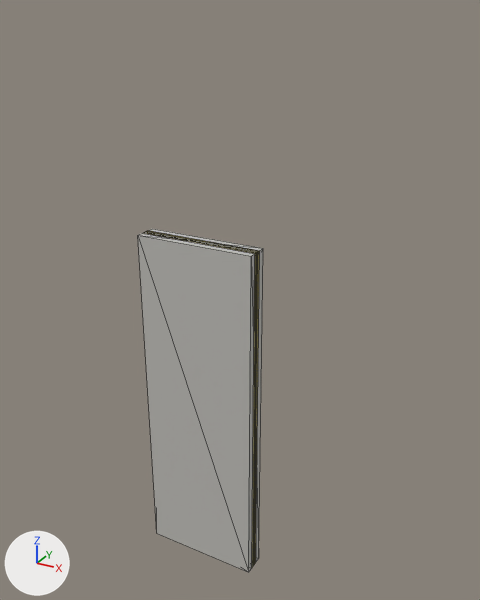
The glTF model public/models/authoring/wall-exterior-cmu-insulated.glb as it was, and as the next commit left it.
Both versions are drawn from a camera (50 mm lens) standing at (2.59, -4.06, 3.12) and looking at (0.28, 0.15, 1.02). The axes (+X, +Y, +Z) are drawn at lower left. The lights are the same throughout. The picture after the commit comes second. Mesh edges are drawn as thin lines. Where no turn or scale is listed for an object, it has been applied to the vertices. Vertices at exactly the same position are counted once.

The first picture shows 'Finish1_Stucco', 'Structure_CMU.001', 'Thermal_Insul.001'.
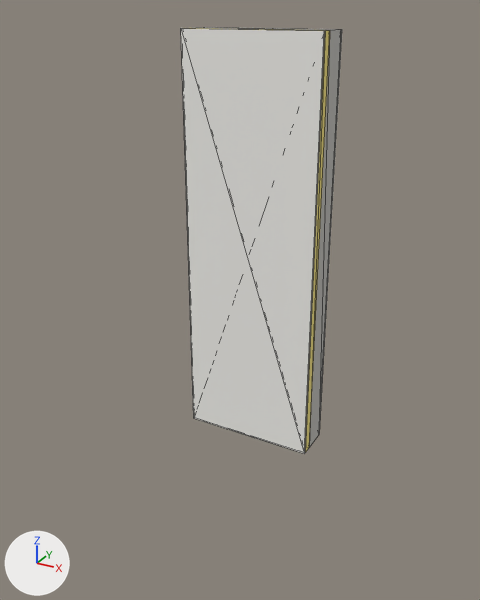
What changed in the scene script:
```text
Change me_finish1_stucco_002:
    used by ob_finish1_stucco; location = (0.0, 0.0, 0.0)
    remove me_finish1_stucco_002.from_pydata(...)  # 8 vertices, 12 faces; spans x -0.5..0.5, y -0.01..0.01, z -1.5..1.5
    add me_finish1_stucco_002.from_pydata(...)  # 8 vertices, 12 faces; spans x 0.0..1.0, y 0.13..0.15, z 0.0..3.0
    me_finish1_stucco_002 part 1: the whole mesh is moved by (0.5, 0.14, 1.5)
Change me_finish2_gypsum_007:
    used by ob_finish2_gypsum_001; location = (0.0, 0.0, 0.0)
    remove me_finish2_gypsum_007.from_pydata(...)  # 8 vertices, 12 faces; spans x -0.5..0.5, y -0.01..0.01, z -1.5..1.5
    add me_finish2_gypsum_007.from_pydata(...)  # 8 vertices, 12 faces; spans x 0.0..1.0, y -0.15..-0.13, z 0.0..3.0
    me_finish2_gypsum_007 part 2: the whole mesh is moved by (0.5, -0.14, 1.5)
Change me_structure_cmu_005:
    used by ob_structure_cmu_001; location = (0.0, 0.0, 0.0)
    remove me_structure_cmu_005.from_pydata(...)  # 8 vertices, 12 faces; spans x -0.5..0.5, y -0.09..0.09, z -1.5..1.5
    add me_structure_cmu_005.from_pydata(...)  # 8 vertices, 12 faces; spans x 0.0..1.0, y -0.06..0.13, z 0.0..3.0
    me_structure_cmu_005 part 3: the whole mesh is moved by (0.5, 0.04, 1.5)
Change me_thermal_insul_005:
    used by ob_thermal_insul_001; location = (0.0, 0.0, 0.0)
    remove me_thermal_insul_005.from_pydata(...)  # 8 vertices, 12 faces; spans x -0.5..0.5, y -0.04..0.04, z -1.5..1.5
    add me_thermal_insul_005.from_pydata(...)  # 8 vertices, 12 faces; spans x 0.0..1.0, y -0.13..-0.06, z 0.0..3.0
    me_thermal_insul_005 part 4: the whole mesh is moved by (0.5, -0.09, 1.5)
```

Pixel boxes [x1, y1, x2, y2] of what changed, in the pictures (480 x 600 px):
'Finish2_Gypsum.001', moved (not visible before)
    after: [181, 28, 325, 454]
'Structure_CMU.001', moved
    before: [138, 229, 263, 572]
    after: [201, 27, 341, 447]
'Thermal_Insul.001', moved
    before: [143, 231, 260, 567]
    after: [191, 28, 330, 452]
'Finish1_Stucco', moved
    before: [147, 232, 258, 565]
    after: [210, 27, 342, 429]
